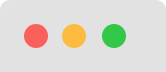
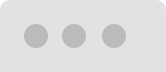
Comparing the layer stacks of the two 166x72 images. Changes:
painted on "Ellipse 1 copy 2" over (102, 24, 126, 48)
painted on "Ellipse 1 copy" over (62, 24, 86, 48)
painted on "Ellipse 1" over (24, 24, 48, 48)
